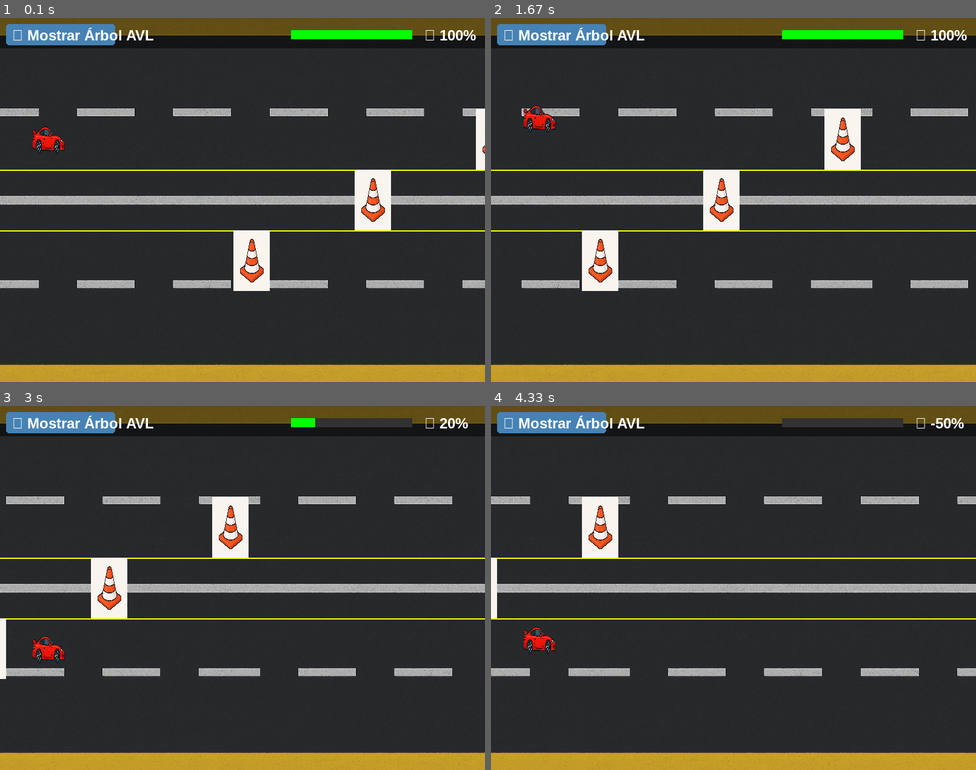
Above: before the commit, frames 1-4 (two rows, left to right).
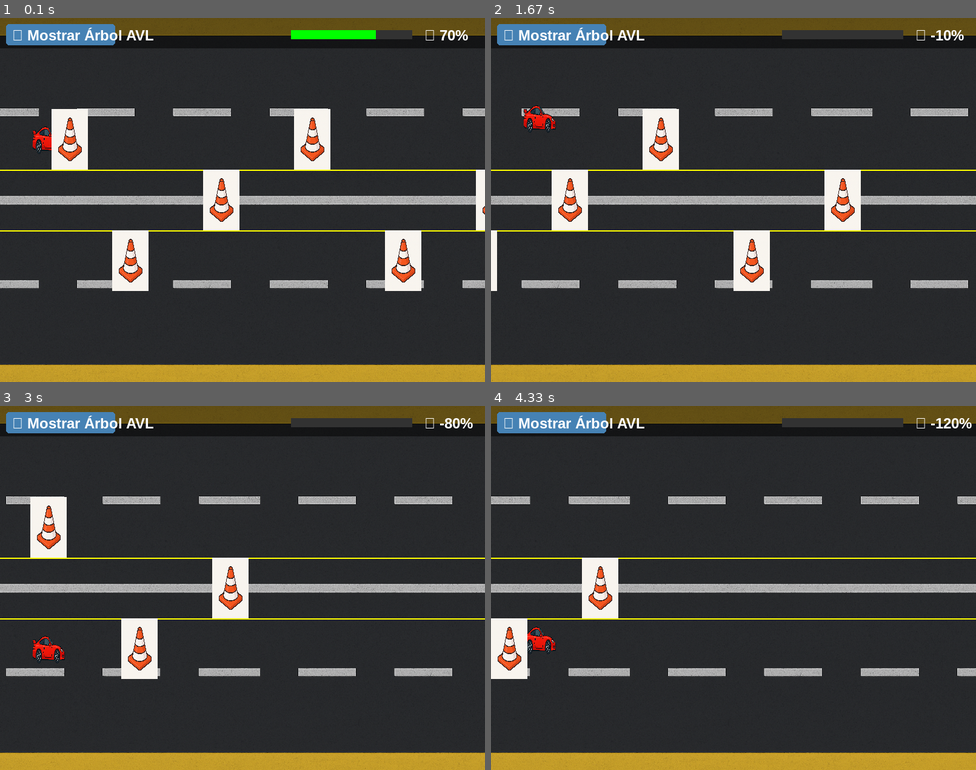
Above: after the commit, the same moments.

Repository: Nevet21/ProyectoEstructuras
Game: pygame game, started from Main.py
Same seed, same stepped clock (60 frames per second), same inputs: the game is played once before the commit and once after it.
Inputs:
- Up to frame 1 (0.1 s): no input
- Up to frame 2 (1.67 s): hold Up 0.33-0.8 s; hold Down 0.83-1.13 s; tap Space at 0.9, 1.23, 1.63 s; hold Up 1.17-1.53 s; hold Down from 1.57 s (still down)
- Up to frame 3 (3 s): release Down at 1.93 s; hold Up 1.97-2.27 s; tap Space at 2.03, 2.37, 2.7 s; hold Down 2.3-2.6 s; hold Up from 2.63 s (still down)
- Up to frame 4 (4.33 s): release Up at 3 s; hold Down 3.03-3.4 s; tap Space at 3.1, 3.5, 3.83, 4.17 s; hold Up 3.43-3.73 s; hold Down 3.77-4.07 s; hold Up from 4.1 s (still down)

The runs differ from the first frame. In frame 1, 9.3% of the frame differs, in the area x 10-100%, y 3-75%; in frame 2, 9.3%, in the area x 0-99%, y 3-75%; in frame 3, 6.4%; in frame 4, 3.9%.

Commit message:
configuracion del juego desde el json

Diff:
--- /dev/null
+++ b/config.json
@@ -0,0 +1,18 @@
+{
+  "configuraciones": {
+    "distancia_total": 1000,
+    "velocidad_avance": 5,
+    "altura_salto": 50,
+    "tiempo_refresco_ms": 200,
+    "color_carrito": "rojo"
+  },
+  "obstaculos": [
+    { "x": 100, "carril": 0, "tipo": "cono" },
+    { "x": 200, "carril": 2, "tipo": "roca" },
+    { "x": 350, "carril": 1, "tipo": "aceite" },
+    { "x": 500, "carril": 0, "tipo": "hueco" },
+    { "x": 650, "carril": 2, "tipo": "cono" },
+    { "x": 800, "carril": 1, "tipo": "roca" },
+    { "x": 950, "carril": 0, "tipo": "aceite" }
+  ]
+}
--- a/gui/GamePygame.py
+++ b/gui/GamePygame.py
@@ -1,7 +1,7 @@
-# gui/GamePygame.py
 import pygame
 import os
 import sys
+import json   # 👈 nuevo import
 
 # Agregar path para imports
 sys.path.append(os.path.join(os.path.dirname(__file__), '..'))
@@ -16,13 +16,30 @@
         pygame.display.set_caption("Juego Carretera con Árbol AVL")
         self.clock = pygame.time.Clock()
 
-        # Motor del juego
-        self.juego = JuegoModel()
-        self.juego.agregar_obstaculo(400, carril=2)
-        self.juego.agregar_obstaculo(600, carril=1)
-        self.juego.agregar_obstaculo(800, carril=0)  # Más obstáculos para mejor visualización
-
-        # Cargar imágenes (con fallback si no existen)
+        # 🔹 Cargar configuraciones desde JSON ANTES de instanciar JuegoModel
+        data = self.cargar_json("config.json")
+        config = data.get("configuraciones", {})
+
+        longitud = config.get("distancia_total", 1000)
+        energia_inicial = config.get("energia_inicial", 100)   # 👈 puedes agregar este campo en el JSON
+        velocidad = config.get("velocidad_avance", 5)
+        intervalo = config.get("tiempo_refresco_ms", 200) / 1000.0  # lo paso a segundos
+
+        # Motor del juego con parámetros del JSON
+        self.juego = JuegoModel(longitud, energia_inicial, velocidad, intervalo)
+
+        # Guardar otros atributos extra en el juego
+        self.juego.altura_salto = config.get("altura_salto", 50)
+        self.juego.color_carrito = config.get("color_carrito", "rojo")
+
+        # 🔹 Cargar obstáculos
+        for obst in data.get("obstaculos", []):
+            x = obst.get("x", 0)
+            carril = obst.get("carril", 0)
+            tipo = obst.get("tipo", "cono")
+            self.juego.agregar_obstaculo(x, carril=carril, tipo=tipo)
+
+        # Cargar imágenes
         self.cargar_imagenes()
 
         # Efecto de movimiento de carretera
@@ -36,6 +53,16 @@
         self.mostrar_arbol = False
         self.recorrido_actual = ""
         self.recorrido_lineas = []
+
+    def cargar_json(self, ruta_json):
+        """Carga configuraciones y obstáculos desde un archivo JSON"""
+        try:
+            with open(ruta_json, "r") as f:
+                return json.load(f)
+        except Exception as e:
+            print(f"❌ Error cargando {ruta_json}: {e}")
+            return {}
+
 
     def cargar_imagenes(self):
         """Carga imágenes con fallback a formas geométricas"""
--- a/models/Juego.py
+++ b/models/Juego.py
@@ -2,17 +2,17 @@
 from models.Carro import Carro
 from models.Carretera import Carretera
 from models.Obstaculo import Obstaculo
-from models.ArbolAVL import ArbolAVL  # ← Tu árbol AVL
+from models.ArbolAVL import ArbolAVL
 
-class JuegoModel(threading.Thread):
-    def __init__(self, longitud=100, energia_inicial=100, velocidad=5, intervalo=0.2):
-        super().__init__()
+
+class JuegoModel:
+    def __init__(self, longitud, energia_inicial, velocidad, intervalo):
         self.carro = Carro()
         self.carretera = Carretera(longitud)
         self.energia = energia_inicial
         self.terminado = False
 
-        # NUEVO: Árbol AVL para obstáculos
+        # Árbol AVL para obstáculos
         self.arbol_obstaculos = ArbolAVL()
         self.obstaculos_visibles = []  # Obstáculos en pantalla
 
@@ -25,12 +25,11 @@
         obstaculo = Obstaculo(x, carril, tipo, dano)
         self.carretera.agregar_obstaculo(obstaculo)
 
-        # NUEVO: Insertar en el árbol AVL también
+        # Insertar en el árbol AVL también
         self.arbol_obstaculos.insertar(x, carril, tipo, dano, obstaculo)
 
     def actualizar_obstaculos_visibles(self, x_min, x_max):
         """Consulta el AVL para obtener obstáculos en el rango visible"""
-        # NUEVO: Usar el árbol AVL para consulta eficiente
         self.obstaculos_visibles = self.arbol_obstaculos.obtener_en_rango(
             x_min, x_max, 0, 3  # y entre carriles 0-3
         )
@@ -45,22 +44,52 @@
                     self.terminado = True
                     print("❌ Juego terminado: sin energía.")
 
+    def update(self, screen_width=800):
+        """Un ciclo de actualización del juego"""
+        if not self.en_ejecucion or self.terminado:
+            return
+
+        self.carro.actualizar_salto()
+
+        # Mover todos los obstáculos
+        for obst in self.carretera.obstaculos:
+            obst.mover(self.velocidad)
+
+        # Actualizar visibles
+        x_min = self.carro.x - 100
+        x_max = self.carro.x + screen_width
+        self.actualizar_obstaculos_visibles(x_min, x_max)
+
+        # Verificar colisiones
+        self.verificar_colisiones()
+
+        # Debug info
+        estado_salto = f"(saltando, altura={self.carro.altura})" if self.carro.esta_saltando else ""
+        print(f"🚗 Carro carril={self.carro.carril} {estado_salto}, energía={self.energia}%")
+
+
+class GameThread(threading.Thread):
+    """Thread que ejecuta la lógica del juego"""
+    def __init__(self, juego, screen_width=800):
+        super().__init__()
+        self.juego = juego
+        self.screen_width = screen_width
+
     def run(self):
-        while self.en_ejecucion and not self.terminado:
-            self.carro.actualizar_salto()
+        while not self.juego.terminado and self.juego.en_ejecucion:
+            self.juego.update(self.screen_width)
+            time.sleep(self.juego.intervalo)
 
-            # Mover todos los obstáculos
-            for obst in self.carretera.obstaculos:
-                obst.mover(self.velocidad)
 
-            # NUEVO: Actualizar qué obstáculos son visibles
-            x_min = self.carro.x - 100  # Margen izquierdo
-            x_max = self.carro.x + self.WIDTH  # Hasta el final de pantalla
-            self.actualizar_obstaculos_visibles(x_min, x_max)
+class TreeVisualizerThread(threading.Thread):
+    """Thread que dibuja/visualiza el árbol AVL"""
+    def __init__(self, juego):
+        super().__init__()
+        self.juego = juego
 
-            self.verificar_colisiones()
-
-            estado_salto = f"(saltando, altura={self.carro.altura})" if self.carro.esta_saltando else ""
-            print(f"🚗 Carro carril={self.carro.carril} {estado_salto}, energía={self.energia}%")
-
-            time.sleep(self.intervalo)
+    def run(self):
+        while not self.juego.terminado and self.juego.en_ejecucion:
+            # Aquí podrías usar pygame, tkinter, o solo print()
+            print("🌳 Estado actual del árbol AVL:")
+            self.juego.arbol_obstaculos.imprimir()  # ← debes tener un método imprimir en tu AVL
+            time.sleep(2)  # refresca cada 2 seg
